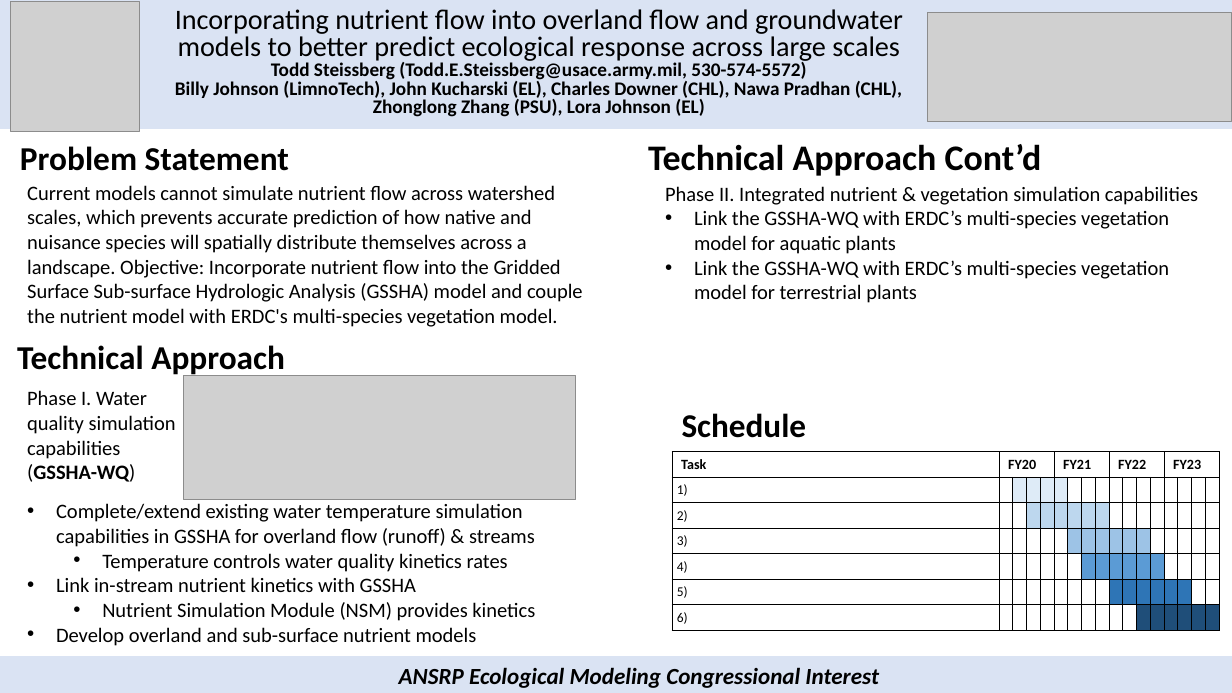
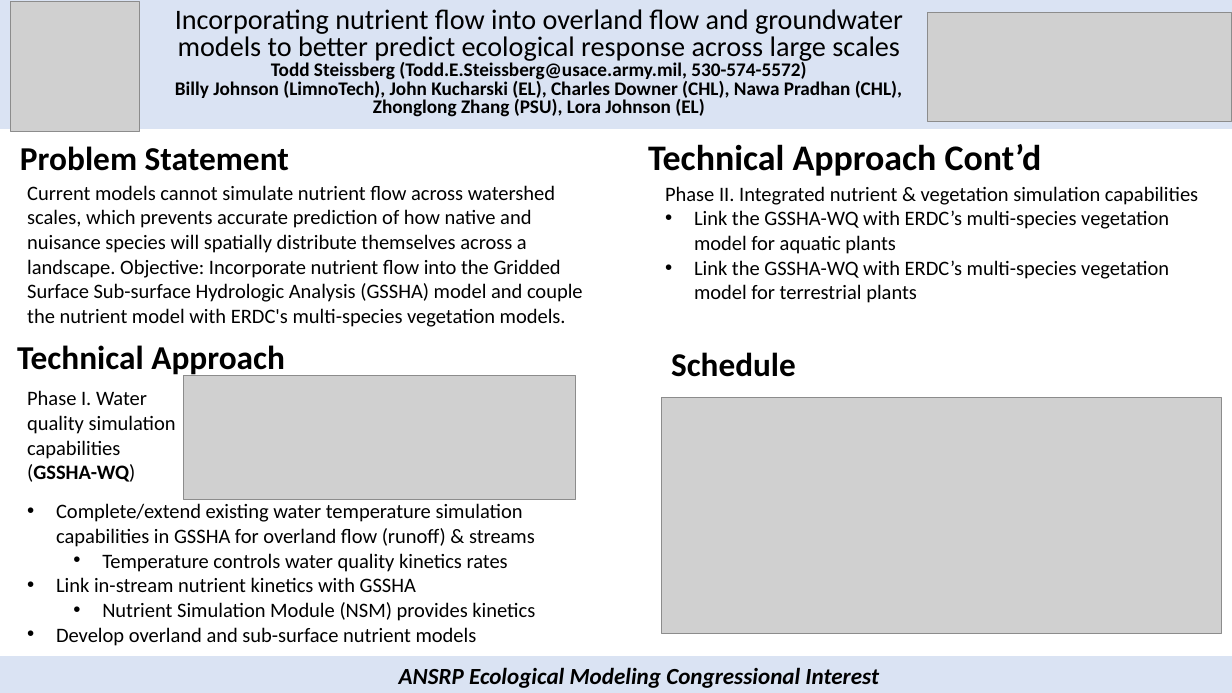
Before and after one commit to EcohydrologyTeam/Share, a slide deck: slide 1 of ANSRP-EcoMod-IPR/2021-10-19 Ecofutures IPR/Steissberg - ANSRP Eco Mod_IPR_FY22.pptx. Drawn at 1232x693 pixels with LibreOffice and Linux fonts; fonts in the diff are those of the drawing; grey boxes stand for pictures. Boxes give left, top, right and bottom in pixels: in the first picture for what was removed or moved away, otherwise in the second. Text is boxed around its words. In the diff, an @@ line names an element or a change of style, - is before the commit and + after.

Commit message:
updates

```diff
--- a/ANSRP-EcoMod-IPR/2021-10-19 Ecofutures IPR/Steissberg - ANSRP Eco Mod_IPR_FY22.pptx
+++ b/ANSRP-EcoMod-IPR/2021-10-19 Ecofutures IPR/Steissberg - ANSRP Eco Mod_IPR_FY22.pptx
@@ text at [27,185,583,327]: text changed @@
-Current models cannot simulate nutrient flow across watershed scales, which prevents accurate prediction of how native and nuisance species will spatially distribute themselves across a landscape. Objective: Incorporate nutrient flow into the Gridded Surface Sub-surface Hydrologic Analysis (GSSHA) model and couple the nutrient model with ERDC's multi-species vegetation model.
+Current models cannot simulate nutrient flow across watershed scales, which prevents accurate prediction of how native and nuisance species will spatially distribute themselves across a landscape. Objective: Incorporate nutrient flow into the Gridded Surface Sub-surface Hydrologic Analysis (GSSHA) model and couple the nutrient model with ERDC's multi-species vegetation models.
@@ text "Schedule": place and size @@
-text "Schedule" at [682,413,807,438]
+text "Schedule" at [671,352,796,377]
@@ picture added at [662,398,1222,634] @@
@@ table removed at [673,452,1222,630], 7 rows, 17 columns @@
-Task | FY20 |  |  |  | FY21 |  |  |  | FY22 |  |  |  | FY23 |  |  | 
-1) |  |  |  |  |  |  |  |  |  |  |  |  |  |  |  | 
-2) |  |  |  |  |  |  |  |  |  |  |  |  |  |  |  | 
-3) |  |  |  |  |  |  |  |  |  |  |  |  |  |  |  | 
-4) |  |  |  |  |  |  |  |  |  |  |  |  |  |  |  | 
-5) |  |  |  |  |  |  |  |  |  |  |  |  |  |  |  | 
-6) |  |  |  |  |  |  |  |  |  |  |  |  |  |  |  | 
```
Also in this commit, not shown: 2 other slides changed.
